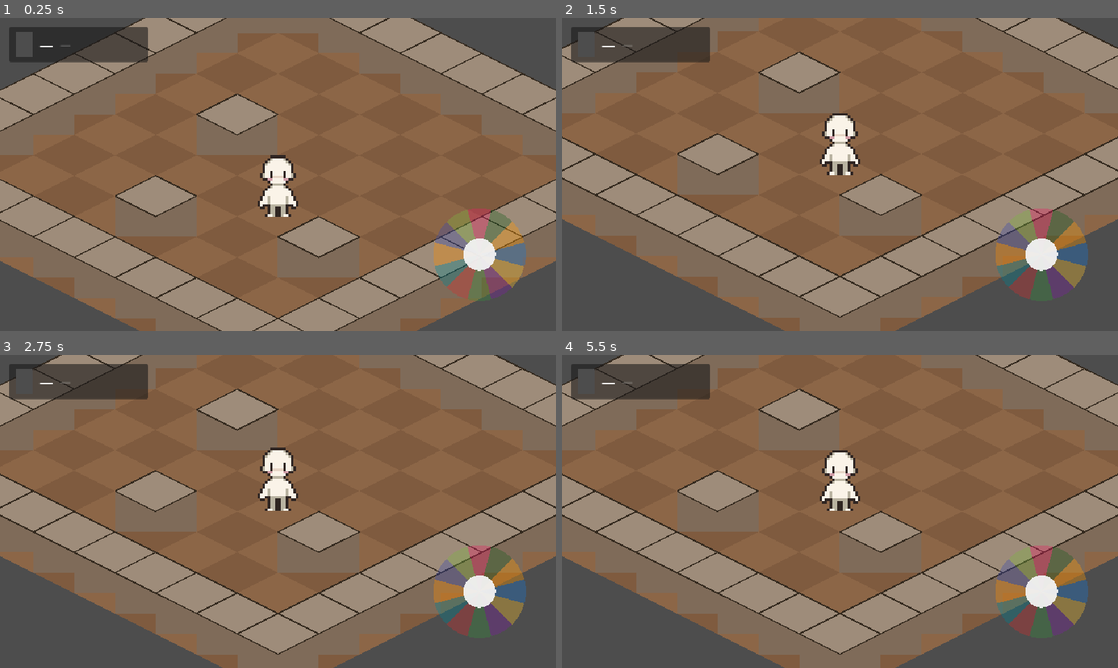
Above: before the commit, frames 1-4 (two rows, left to right).
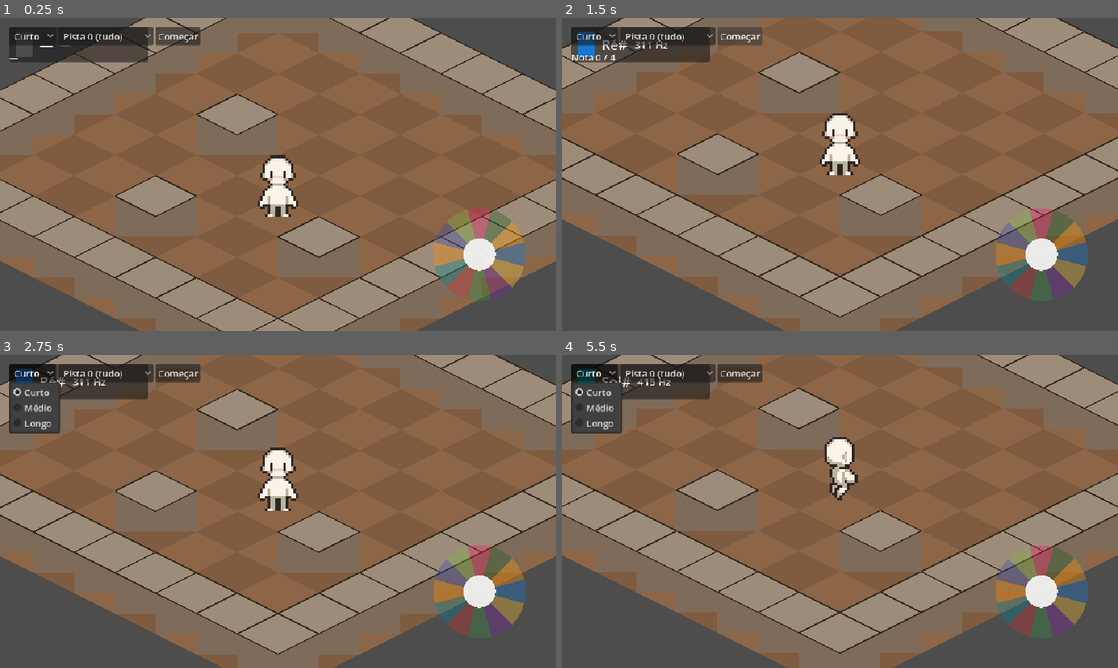
Above: after the commit, the same moments.

Repository: JDaniloC/BlindTuner
Game: Godot game, scene res://scenes/Playground.tscn
The game is run twice, just before and just after one commit, with the same random seed, the same clock (stepped at 60 frames per second) and the same inputs.
Inputs (mouse positions are in pixels of both pictures, inside the frame that each line leads up to):
- Up to frame 1 (0.25 s): no input
- Up to frame 2 (1.5 s): click (739, 36) at 0.5 s, where only the run after the commit has a clickable "Começar"; click (739, 36) at 1.25 s, where only the run after the commit has a clickable "Começar"
- Up to frame 3 (2.75 s): click (33, 373) at 2 s, where only the run after the commit has a clickable "Curto"
- Up to frame 4 (5.5 s): click (667, 373) at 2.75 s, where only the run after the commit has a clickable "Pista 0 (tudo)"; click (595, 373) at 3.5 s, where only the run after the commit has a clickable "Curto"; click (667, 373) at 4.25 s, where only the run after the commit has a clickable "Pista 0 (tudo)"; click (595, 373) at 5 s, where only the run after the commit has a clickable "Curto"

The runs differ from the first frame. In frame 1, 1.1% of the frame differs, in the area x 1-37%, y 2-14%; in frame 2, 1.6%; in frame 3, 2.7%; in frame 4, 7.4%, in the area x 0-100%, y 0-100%.

Commit message:
feat(godot): integrar loop de jogo no Playground
Co-Authored-By: Claude Opus 4.7 (1M context) <noreply@anthropic.com>

Diff:
--- a/godot/scenes/Playground.tscn
+++ b/godot/scenes/Playground.tscn
@@ -1,9 +1,11 @@
-[gd_scene load_steps=4 format=3]
+[gd_scene load_steps=6 format=3]
 
 [ext_resource type="Script" path="res://scripts/Playground.gd" id="1"]
 [ext_resource type="PackedScene" path="res://scenes/Character.tscn" id="2"]
 [ext_resource type="PackedScene" path="res://scenes/DirectionJoystick.tscn" id="3"]
 [ext_resource type="PackedScene" path="res://scenes/NotePanel.tscn" id="4"]
+[ext_resource type="Script" path="res://scripts/Conductor.gd" id="90"]
+[ext_resource type="PackedScene" path="res://scenes/GameHUD.tscn" id="91"]
 
 [node name="Playground" type="Node2D"]
 script = ExtResource("1")
@@ -11,6 +13,9 @@
 [node name="Floor" type="Node2D" parent="."]
 
 [node name="Walls" type="Node2D" parent="."]
+
+[node name="Conductor" type="Node" parent="."]
+script = ExtResource("90")
 
 [node name="Character" parent="." instance=ExtResource("2")]
 
@@ -40,3 +45,5 @@
 offset_top = -232.0
 offset_right = -32.0
 offset_bottom = -32.0
+
+[node name="GameHUD" parent="UI" instance=ExtResource("91")]
--- a/godot/scripts/Playground.gd
+++ b/godot/scripts/Playground.gd
@@ -1,6 +1,5 @@
 extends Node2D
-## Cena raiz do MVP. Compõe Character + Joystick + NotePanel, gera paredes do cenário,
-## e conecta o fluxo de signals.
+## Cena raiz. Chão/paredes procedurais + loop de jogo (Conductor + GameHUD).
 
 const ROOM_SIZE := Vector2i(10, 10)
 
@@ -11,6 +10,8 @@
 @onready var _walls_node: Node2D = $Walls
 @onready var _camera: Camera2D = $Camera2D
 @onready var _screen_flash: ColorRect = $UI/ScreenFlash
+@onready var _conductor: Node = $Conductor
+@onready var _hud: Control = $UI/GameHUD
 
 const TILE_WIDTH := 64
 const TILE_HEIGHT := 32
@@ -35,16 +36,63 @@
 	_character.grid_position = Vector2i(5, 5)
 	_character.blocked_tiles = _wall_tiles
 	_character.position = _character.grid_to_world(_character.grid_position)
-	_character.moved.connect(_on_character_moved)
 	_character.blocked.connect(_on_character_blocked)
 	_joystick.note_triggered.connect(_on_note_triggered)
+	_conductor.preview_note.connect(_on_preview_note)
+	_conductor.beat.connect(_on_beat)
+	_conductor.note_resolved.connect(_on_note_resolved)
+	_conductor.sequence_complete.connect(_on_sequence_complete)
+	_hud.start_requested.connect(_on_start_requested)
+	_hud.restart_requested.connect(_on_restart_requested)
+
+func _on_start_requested(preset_id: String, cue_level: int) -> void:
+	_begin_preset(preset_id, cue_level)
+
+func _on_restart_requested() -> void:
+	if _conductor._preset != null:
+		_begin_preset(_conductor._preset.id, CueSettings.cue_level)
+
+func _begin_preset(preset_id: String, cue_level: int) -> void:
+	var preset = SequencePresets.by_id(preset_id)
+	if preset == null:
+		return
+	CueSettings.set_level(cue_level)
+	_hud.hide_stats()
+	_character.grid_position = preset.start_grid
+	_character.position = _character.grid_to_world(preset.start_grid)
+	_conductor.load_preset(preset)
+	_conductor.start()
+	_hud.set_progress(0, preset.notes.size())
+
+func _on_preview_note(note_key: String, _index: int) -> void:
+	AudioManager.play_note(note_key)
+	_note_panel.display_note(note_key)
+
+func _on_beat(_target_note: String, index: int) -> void:
+	_hud.set_progress(index, _conductor._preset.notes.size())
+
+func _on_note_triggered(note_key: String) -> void:
+	AudioManager.play_note(note_key)
+	_note_panel.display_note(note_key)
+	_conductor.submit_note(note_key)
+
+func _on_note_resolved(hit: bool, index: int) -> void:
+	var note_key: String = _conductor._preset.notes[index]
+	var dir: Vector2i = NoteMapping.direction_for(note_key)
+	if hit:
+		# Preset validado contra _wall_tiles; _try_walk não deveria tropeçar aqui.
+		# Se tropeçasse (preset inválido), o Conductor já avançou o índice — dessincronia.
+		_character._try_walk(dir)
+	else:
+		_character._enter_trip(dir)
+
+func _on_sequence_complete(stats: Dictionary) -> void:
+	_hud.show_stats(stats)
 
 func _build_room() -> void:
-	# Chão: todo o interior da sala
 	for x in range(ROOM_SIZE.x):
 		for y in range(ROOM_SIZE.y):
 			_spawn_floor_tile(Vector2i(x, y))
-	# Paredes: perímetro + obstáculos internos
 	var walls: Array[Vector2i] = []
 	for x in range(ROOM_SIZE.x):
 		walls.append(Vector2i(x, 0))
@@ -72,10 +120,8 @@
 	var center: Vector2 = _character.grid_to_world(tile)
 	var node := Node2D.new()
 	node.position = center
-	# face frontal (retângulo "vertical" simulando altura)
 	var front := Polygon2D.new()
 	var hw := TILE_WIDTH * 0.5
-	var hh := TILE_HEIGHT * 0.5
 	front.polygon = PackedVector2Array([
 		Vector2(-hw,  0),
 		Vector2( hw,  0),
@@ -84,13 +130,11 @@
 	])
 	front.color = WALL_FRONT_COLOR
 	node.add_child(front)
-	# topo (diamante deslocado para cima pela altura)
 	var top := Polygon2D.new()
 	top.polygon = _diamond_polygon(TILE_WIDTH, TILE_HEIGHT)
 	top.color = WALL_TOP_COLOR
 	top.position = Vector2(0, -WALL_HEIGHT)
 	node.add_child(top)
-	# outline simples na borda do topo
 	var outline := Line2D.new()
 	var pts := _diamond_polygon(TILE_WIDTH, TILE_HEIGHT)
 	var pts_closed: Array[Vector2] = []
@@ -125,14 +169,6 @@
 	elif _camera.offset != Vector2.ZERO:
 		_camera.offset = Vector2.ZERO
 
-func _on_note_triggered(note_key: String) -> void:
-	AudioManager.play_note(note_key)
-	_note_panel.display_note(note_key)
-	_character.handle_note(note_key)
-
-func _on_character_moved(_pos: Vector2i) -> void:
-	pass  # animação futura
-
 func _on_character_blocked(_dir: Vector2i) -> void:
 	AudioManager.play_collision_sfx()
 	_shake_remaining = SHAKE_DURATION
--- /dev/null
+++ b/godot/tests/test_playground_loop.gd
@@ -0,0 +1,67 @@
+extends GutTest
+
+const PlaygroundScene := preload("res://scenes/Playground.tscn")
+
+func _playground() -> Node:
+	var p = PlaygroundScene.instantiate()
+	add_child_autofree(p)
+	return p
+
+func test_start_positions_character_at_preset_start():
+	var p = _playground()
+	p._begin_preset("curto", 0)
+	assert_eq(p._character.grid_position, Vector2i(5, 5))
+	assert_eq(p._conductor.phase, p._conductor.Phase.PREVIEW)
+
+func test_cue_level_applied_on_begin():
+	var p = _playground()
+	p._begin_preset("curto", 2)
+	assert_eq(CueSettings.cue_level, 2)
+	CueSettings.set_level(0)
+
+func test_hit_moves_character_along_path():
+	var p = _playground()
+	p._begin_preset("curto", 0)
+	for i in range(5):
+		p._conductor._advance()
+	assert_eq(p._conductor.phase, p._conductor.Phase.FOLLOW)
+	p._conductor.submit_note("Ds4")  # 1ª nota do preset "curto"
+	p._conductor._advance()
+	assert_eq(p._character.grid_position, Vector2i(6, 4))
+
+func test_miss_trips_character_in_place():
+	var p = _playground()
+	p._begin_preset("curto", 0)
+	for i in range(5):
+		p._conductor._advance()
+	var before = p._character.grid_position
+	p._conductor.submit_note("C4")  # errado (alvo é Ds4)
+	p._conductor._advance()
+	assert_eq(p._character.grid_position, before)
+	assert_eq(p._character.state, p._character.State.TRIP)
+
+func test_full_run_completes_and_shows_stats():
+	var p = _playground()
+	p._begin_preset("curto", 0)
+	for i in range(5):
+		p._conductor._advance()
+	for n in ["Ds4", "Ds4", "Gs4", "Gs4"]:
+		p._conductor.submit_note(n)
+		p._conductor._advance()
+	assert_eq(p._conductor.phase, p._conductor.Phase.DONE)
+	assert_true(p._hud._stats_panel.visible)
+	assert_eq(p._character.grid_position, Vector2i(7, 5))
+	CueSettings.set_level(0)
+
+func test_restart_resets_to_preset_start():
+	var p = _playground()
+	p._begin_preset("curto", 0)
+	for i in range(5):
+		p._conductor._advance()
+	p._conductor.submit_note("Ds4")
+	p._conductor._advance()  # anda 1 nota (char saiu de (5,5))
+	p._on_restart_requested()
+	assert_eq(p._character.grid_position, Vector2i(5, 5))
+	assert_eq(p._conductor.phase, p._conductor.Phase.PREVIEW)
+	assert_false(p._hud._stats_panel.visible)
+	CueSettings.set_level(0)
